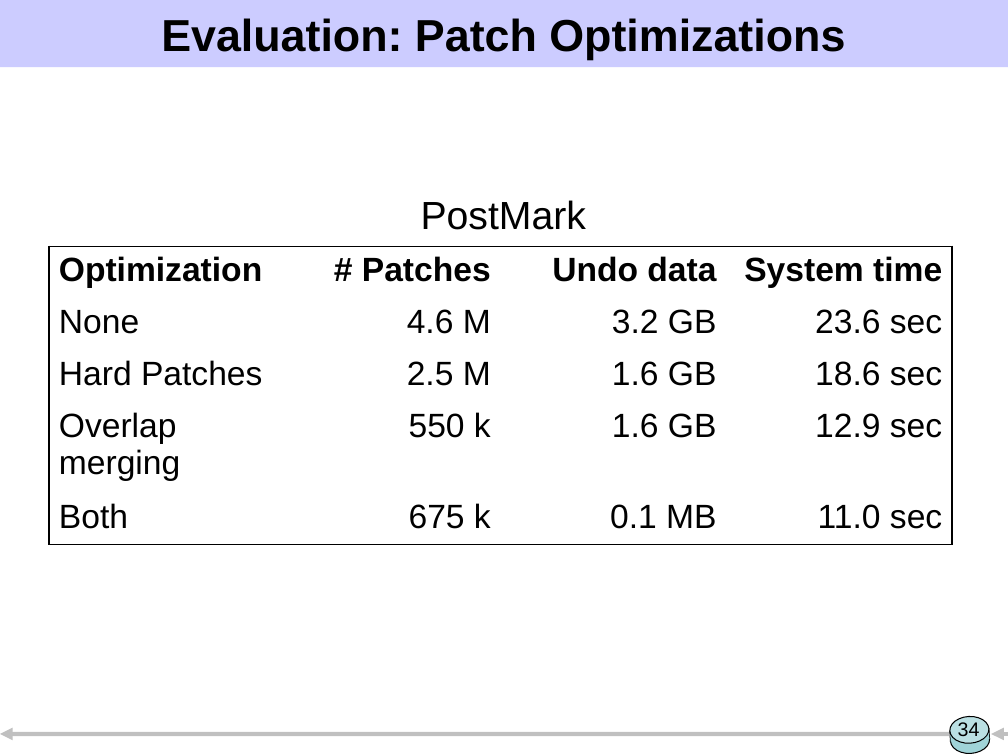
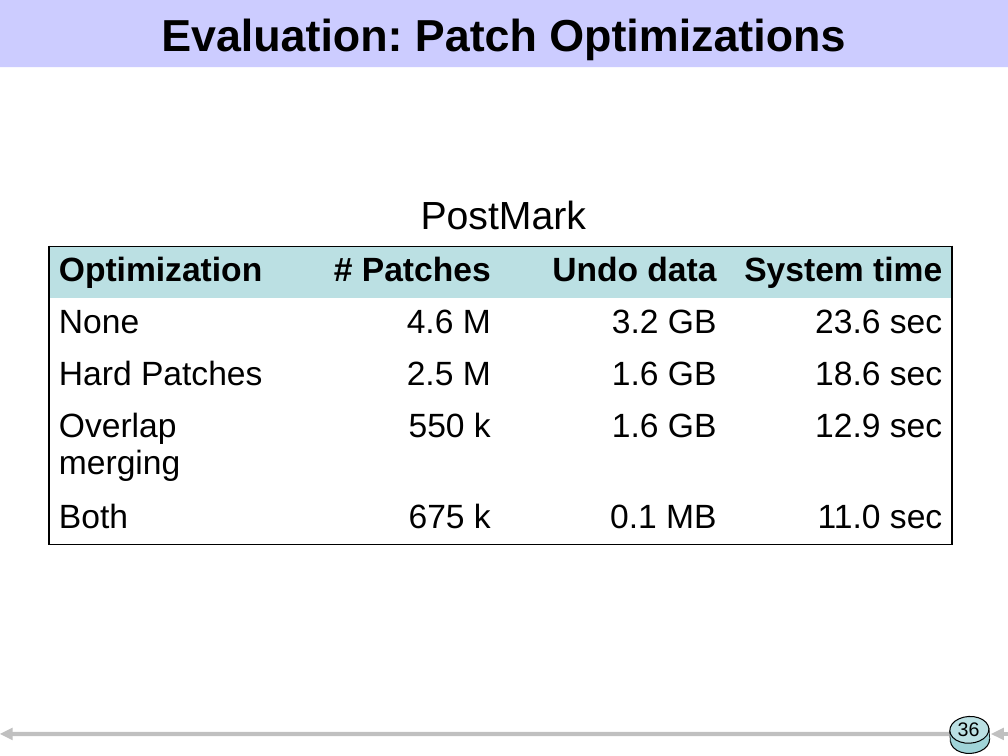
Before and after one commit to ucla-readable/fstitch-doc, a slide deck: slide 36 of sosp/pres.ppt (slide 34 before the commit). Drawn at 1008x756 pixels with LibreOffice and Linux fonts; fonts in the diff are those of the drawing. Boxes give left, top, right and bottom in pixels: in the first picture for what was removed or moved away, otherwise in the second. Text is boxed around its words. In the diff, an @@ line names an element or a change of style, - is before the commit and + after.

```diff
--- a/sosp/pres.ppt
+++ b/sosp/pres.ppt
@@ table at [49, 246, 953, 544] @@
@@ fill none to #BBE0E3 in row 1 @@
@@ page number at [958, 722, 980, 741]: text changed @@
-34
+36
```
Also in this commit, not shown: 18 other slides changed, 6 slides added, 4 slides removed.
